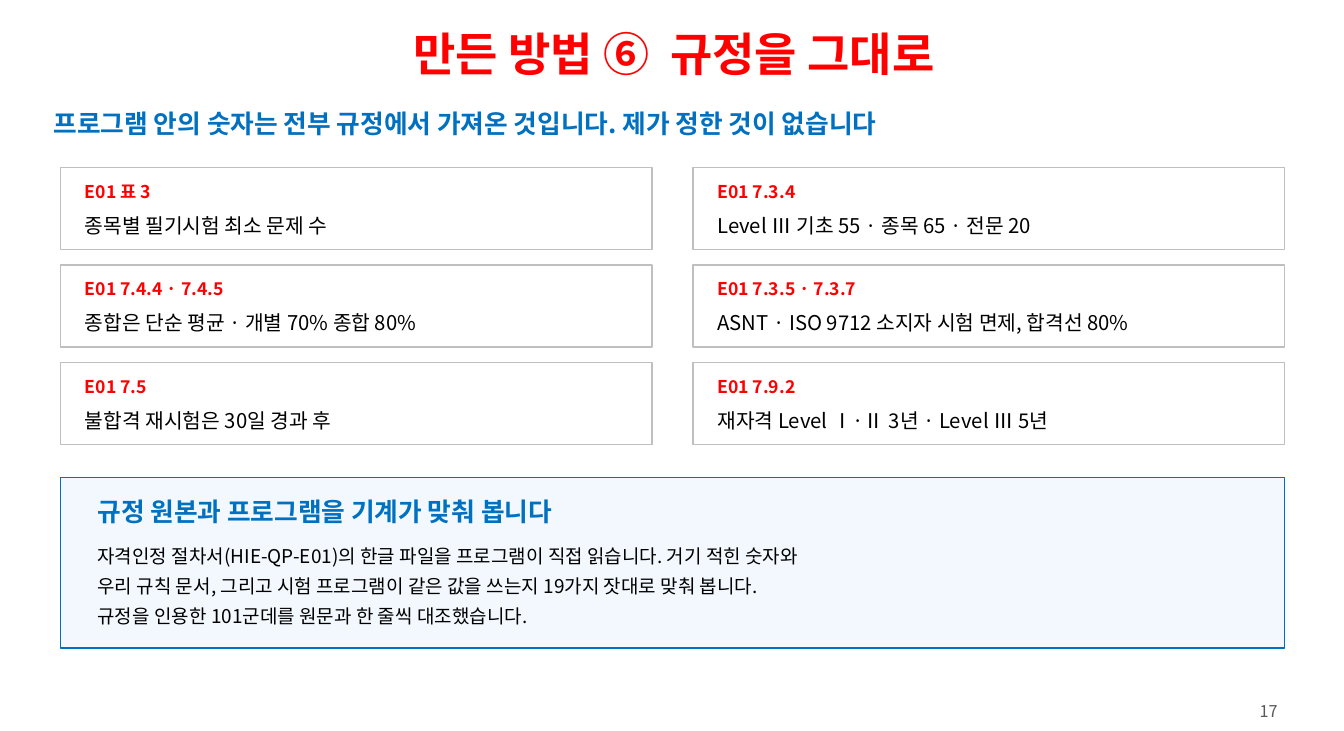
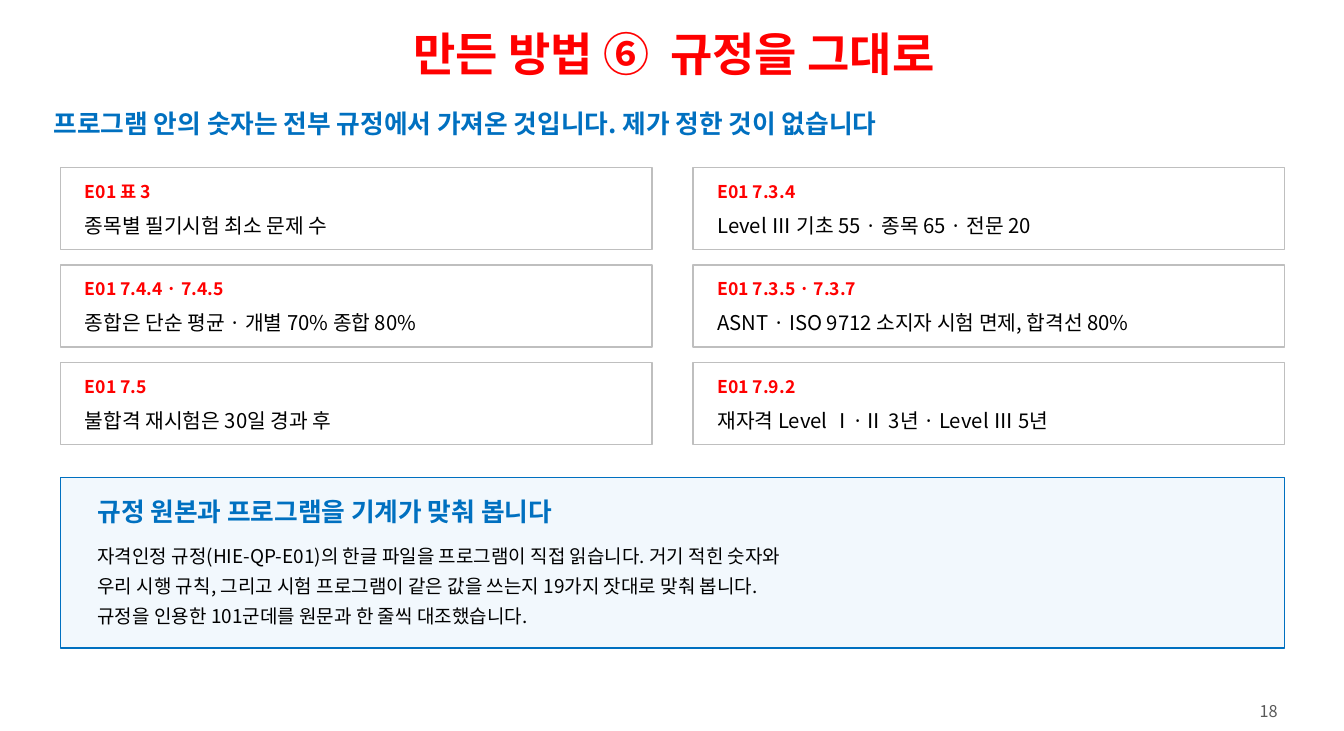
Before and after one commit to ys1277-sys/HIENDT-CBT, a slide deck: slide 18 of docs/발표자료-CBT-2026-08.pptx (slide 17 before the commit). Drawn at 1344x731 pixels with LibreOffice and Linux fonts; fonts in the diff are those of the drawing. Boxes give left, top, right and bottom in pixels: in the first picture for what was removed or moved away, otherwise in the second. Text is boxed around its words. In the diff, an @@ line names an element or a change of style, - is before the commit and + after.

```diff
--- a/docs/발표자료-CBT-2026-08.pptx
+++ b/docs/발표자료-CBT-2026-08.pptx
@@ text at (97,547,780,597): text changed @@
-자격인정 절차서(HIE-QP-E01)의 한글 파일을 프로그램이 직접 읽습니다. 거기 적힌 숫자와
-우리 규칙 문서, 그리고 시험 프로그램이 같은 값을 쓰는지 19가지 잣대로 맞춰 봅니다.
+자격인정 규정(HIE-QP-E01)의 한글 파일을 프로그램이 직접 읽습니다. 거기 적힌 숫자와
+우리 시행 규칙, 그리고 시험 프로그램이 같은 값을 쓰는지 19가지 잣대로 맞춰 봅니다.
@@ text at (1260,705,1278,717): text changed @@
-17
+18
```
Also in this commit, not shown: 19 other slides changed, 2 slides added, 1 other file.
